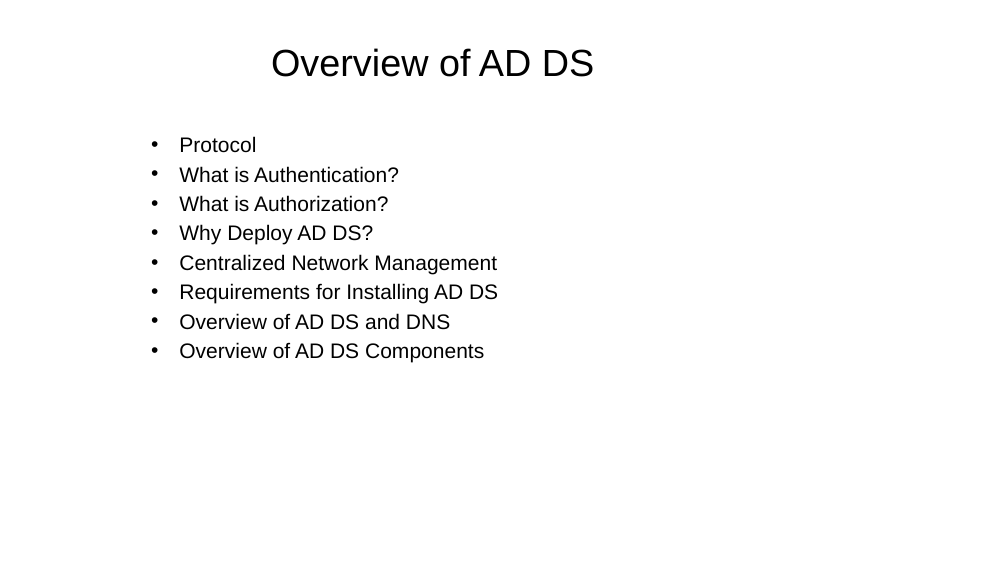
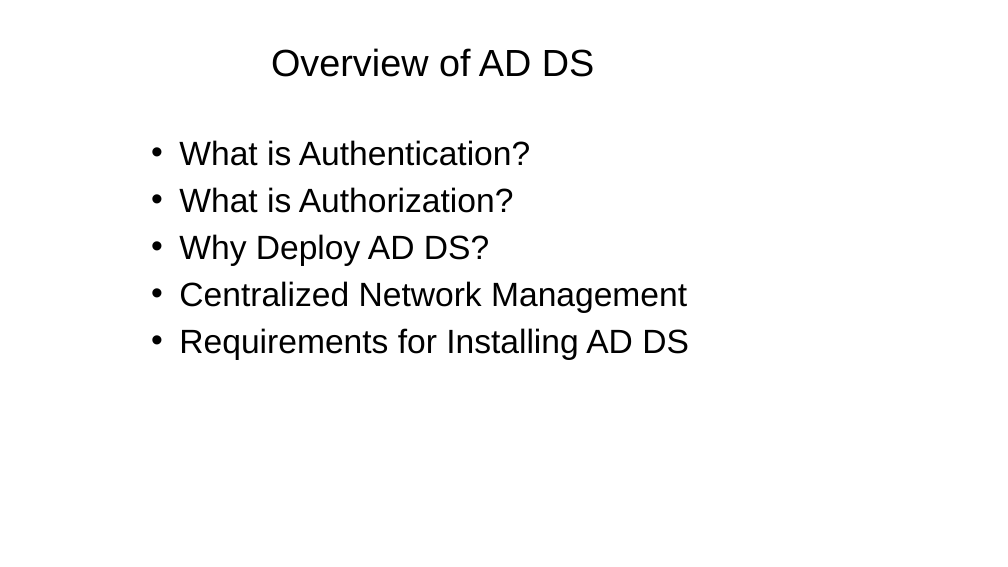
Before and after one commit to dhaval9911/dotfiles, a slide deck: slide 3 of programs/avinash.pptx. Drawn at 1008x567 pixels with LibreOffice and Linux fonts; fonts in the diff are those of the drawing; background and template pictures are left out. Boxes give left, top, right and bottom in pixels: in the first picture for what was removed or moved away, otherwise in the second. Text is boxed around its words. In the diff, an @@ line names an element or a change of style, - is before the commit and + after.

```diff
--- a/programs/avinash.pptx
+++ b/programs/avinash.pptx
@@ text "What is Authentication?" at (x1=179, y1=140, x2=689, y2=360): size 20 to 32 pt; more space between paragraphs @@
@@ text at (x1=179, y1=136, x2=256, y2=153): paragraph removed @@
-• Protocol
@@ text at (x1=179, y1=313, x2=484, y2=363): paragraphs removed @@
-• Overview of AD DS and DNS
-• Overview of AD DS Components
```
Also in this commit, not shown: 8 other slides changed, 4 slides removed, 1 other file.
